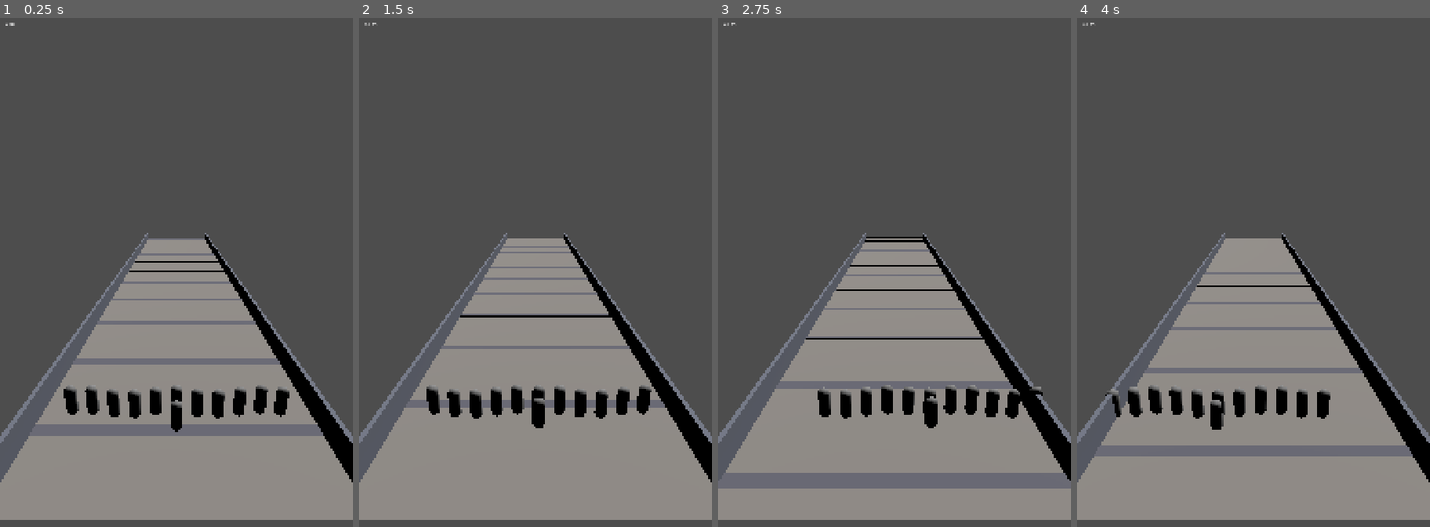
Above: before the commit, frames 1-4 (left to right).
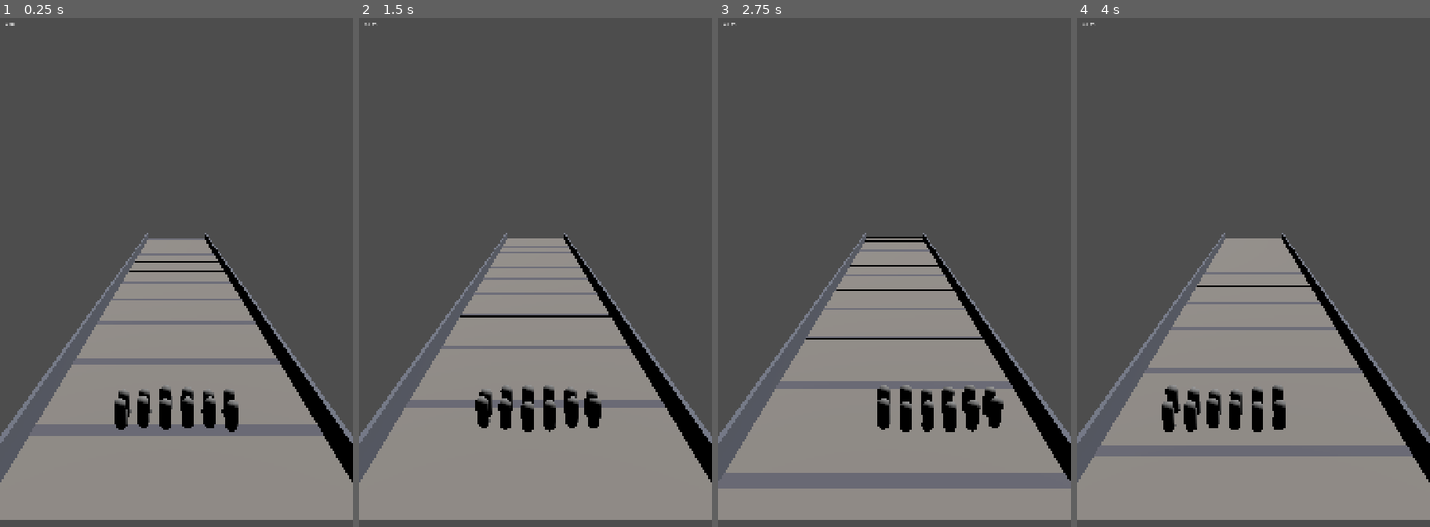
Above: after the commit, the same moments.

Repository: aslamfq/Jebon
Game: Godot game, scene res://scenes/game.tscn
Same seed, same stepped clock (60 frames per second), same inputs: the game is played once before the commit and once after it.
Inputs (mouse positions are in pixels of both pictures, inside the frame that each line leads up to):
- Up to frame 1 (0.25 s): no input
- Up to frame 2 (1.5 s): tap Enter at 0.5 s; move the mouse to (613, 297) at 0.52 s; hold Shift 0.53-1.25 s; click (613, 297) at 0.67 s; drag from (464, 359) to (517, 455) at 1.27 s
- Up to frame 3 (2.75 s): move the mouse to (929, 191) at 2.02 s; tap Ctrl at 2.1 s; click (929, 191) at 2.17 s
- Up to frame 4 (4 s): drag from (1235, 455) to (1147, 236) at 2.77 s; move the mouse to (1359, 425) at 3.52 s; tap Alt at 3.6 s; click (1359, 425) at 3.67 s

The runs differ from the first frame. In frame 1, 3.1% of the frame differs, in the area x 18-82%, y 72-82%; in frame 2, 3.0%; in frame 3, 2.1%; in frame 4, 2.3%.

Commit message:
feat: cap WIDE at 6 columns, generalise centre-outward fill to even counts
Aslam played the corrected build and found the steering range (+-1.5, a
deliberate cap to stop WIDE stacking on the walls) too small. Rather than
widen the corridor -- which would require redoing the camera derivation
-- narrows WIDE_COLUMNS from 11 to 6 per Aslam's direction: a squad
wider than that should come from a unit upgrade, not more spread. This
nearly triples steering room (MAX_CENTRE 1.5 -> 3.75) with no change to
the corridor or camera.

6 is even, and Formation._centered_offset (then _centered_column) had
only ever been exercised with odd column counts (3 and 11), where an
integer centre column exists to start filling from. Generalised it to
handle both parities: an even count has no integer centre, so the two
most-central columns sit at +-0.5 instead of 0, with the same
centre-outward fill order either side. This also closes a Minor flagged
during Task 4's review (the odd-count assumption was documented but
never enforced or actually generalised).

Updated test_wedge_is_between_the_other_two to check at a small
early-game count instead of 33 units: WIDE no longer scales with count
at all, while WEDGE's width grows without bound, so at high counts WEDGE
now legitimately exceeds WIDE -- an intended consequence of this change,
not a regression. Added a test proving that ordering explicitly, and a
test proving a full WIDE row is symmetric about centre (the property the
even-column generalisation exists for).

Co-Authored-By: Claude Opus 5 <noreply@anthropic.com>

Diff:
--- a/scripts/formation.gd
+++ b/scripts/formation.gd
@@ -3,7 +3,7 @@
 enum Kind { WIDE = 0, COLUMN = 1, WEDGE = 2 }
 
 const SPACING := 0.9
-const WIDE_COLUMNS := 11
+const WIDE_COLUMNS := 6
 const COLUMN_COLUMNS := 3
 
 # Half the width WIDE's outermost column sits from centre_x. WIDE is the
@@ -26,21 +26,40 @@
 	var x: float = clamp(centre_x + offset.x, -Corridor.HALF_WIDTH, Corridor.HALF_WIDTH)
 	return Vector2(x, offset.y)
 
-# Fills each row from its centre outward (0, +1, -1, +2, -2, ...) rather than
-# raster left-to-right, so the first unit in any row lands on x=0 instead of
-# the row's left edge. columns is assumed odd (both callers pass 3 and 11),
-# which is what makes a true centre column exist to start from.
+# Fills each row from its centre outward rather than raster left-to-right,
+# so the first unit in any row lands at the centre instead of the row's left
+# edge -- important for a growing squad, since it means a half-full row
+# still looks centred rather than jammed against one side.
 static func _grid_offset(index: int, columns: int) -> Vector2:
 	var row := index / columns
 	var col := index % columns
-	var x := float(_centered_column(col)) * SPACING
+	var x := _centered_offset(col, columns) * SPACING
 	return Vector2(x, -float(row) * SPACING)
 
-static func _centered_column(col: int) -> int:
-	if col == 0:
-		return 0
-	var magnitude := (col + 1) / 2
-	return magnitude if col % 2 == 1 else -magnitude
+# Maps a raster column (0..columns-1) to its signed offset in units of
+# SPACING from the row's centre, in centre-outward fill order.
+#
+# Originally this only handled an odd `columns`, where an integer centre
+# column exists (offset 0) to start from: 0, +1, -1, +2, -2, ... An even
+# `columns` has no integer centre -- the two most-central columns sit at
+# +0.5 and -0.5 either side of it -- and was never actually exercised until
+# WIDE_COLUMNS became 6, so the gap went unnoticed. Generalised here to
+# cover both parities, which also closes a previously-deferred concern
+# (formation.gd used to assume odd counts silently).
+#
+# Either way the FULLY FILLED row ends up symmetric and evenly spaced --
+# {-2,-1,0,1,2} for 5 columns, {-2.5,-1.5,-0.5,0.5,1.5,2.5} for 6 -- only the
+# fill ORDER differs between parities.
+static func _centered_offset(col: int, columns: int) -> float:
+	if columns % 2 == 1:
+		if col == 0:
+			return 0.0
+		var magnitude := (col + 1) / 2
+		return float(magnitude if col % 2 == 1 else -magnitude)
+	else:
+		var pair := col / 2
+		var half := 0.5 + float(pair)
+		return half if col % 2 == 0 else -half
 
 # Row r holds r+1 units, so the crowd forms a triangle with its point forward.
 static func _wedge_offset(index: int) -> Vector2:
--- a/test/test_formation.gd
+++ b/test/test_formation.gd
@@ -16,10 +16,33 @@
     assert_gt(wide_span, column_span,
         "if these matched, the formation gate would be cosmetic")
 
-func test_wedge_is_between_the_other_two():
-    var wedge := _span(Formation.Kind.WEDGE, 33)
-    assert_gt(wedge, _span(Formation.Kind.COLUMN, 33))
-    assert_lt(wedge, _span(Formation.Kind.WIDE, 33) + 0.001)
+func test_wedge_is_between_the_other_two_at_a_small_early_game_count():
+    # CORRECTED after WIDE_COLUMNS was deliberately capped at 6 (Aslam:
+    # growing the squad past a small width should push players toward a
+    # unit upgrade rather than an ever-wider blob). WIDE no longer scales
+    # with count at all, while WEDGE's width grows without bound as rows
+    # accumulate -- so at 33 units WEDGE (5.85) is now WIDER than the
+    # capped WIDE (4.5), which used to be a real bug (see
+    # test_wedge_exceeds_wide_at_high_counts_by_design below) and would be
+    # one again here if this test still used a large n. The ordering this
+    # test actually cares about -- WEDGE sits visually between a tight
+    # column and a full-width spread -- only holds at a small count, so
+    # check it there instead of at an arbitrary large one.
+    var n := 12
+    var wedge := _span(Formation.Kind.WEDGE, n)
+    assert_gt(wedge, _span(Formation.Kind.COLUMN, n))
+    assert_lt(wedge, _span(Formation.Kind.WIDE, n) + 0.001)
+
+func test_wedge_exceeds_wide_at_high_counts_by_design():
+    # Documents the intended consequence of capping WIDE_COLUMNS rather than
+    # leaving it as an unstated side effect: WIDE's span never grows past
+    # WIDE_HALF_SPAN*2 regardless of squad size, so a WEDGE deep enough will
+    # always eventually exceed it. This is the reason WEDGE's own overflow
+    # against the corridor (a separately tracked, deferred issue) must be
+    # fixed before any gate can offer WEDGE at high counts -- not a defect
+    # in this test or in WIDE.
+    var n := 60
+    assert_gt(_span(Formation.Kind.WEDGE, n), _span(Formation.Kind.WIDE, n))
 
 func test_ranks_extend_backwards_not_forwards():
     for kind in [Formation.Kind.WIDE, Formation.Kind.COLUMN, Formation.Kind.WEDGE]:
@@ -73,6 +96,24 @@
     assert_almost_eq(p.x, 0.0, 0.001)
     assert_almost_eq(p.y, 0.0, 0.001)
 
+func test_a_full_row_is_symmetric_for_an_even_column_count():
+    # WIDE_COLUMNS=6 is even, which was never actually exercised before it
+    # became WIDE's value -- both prior callers (WIDE at 11, COLUMN at 3)
+    # were odd. An earlier version of _centered_offset only handled odd
+    # counts correctly: for an even count it put col 0 at logical offset 0,
+    # which has no corresponding column on a row with no true centre, and
+    # produced a full row spanning -2..+3 instead of a symmetric -2.5..+2.5.
+    # This proves the fix: a fully filled 6-column row must be centred on
+    # zero, not shifted toward one side.
+    var lo := 1000.0
+    var hi := -1000.0
+    for i in Formation.WIDE_COLUMNS:
+        var x: float = Formation.slot(i, Formation.Kind.WIDE, 0.0).x
+        lo = min(lo, x)
+        hi = max(hi, x)
+    assert_almost_eq(lo, -hi, 0.001,
+        "a full row must be symmetric about centre_x, not lopsided")
+
 func test_wedge_row_r_holds_r_plus_1_units():
     var counts := {}
     for i in 45:
--- a/test/test_steer_input.gd
+++ b/test/test_steer_input.gd
@@ -114,14 +114,16 @@
 # wall value AND the identical row -- several distinct starting units
 # collapse onto one exact point, which is exactly what the human playtester
 # saw first. (Checking x alone is not the right property: unit 0, column 0
-# row 0, and unit 11, column 0 row 1, legitimately share an x because they
-# are stacked in the same column -- that is ordinary grid layout, not the
-# bug. The bug is two units sharing a full position.) Drives the real
-# Squad/SteerInput pair the way game.gd does (steer.tick then squad.tick
-# each frame) to full deflection in both directions, lets slot-lerp settle,
-# and asserts no two live units occupy the same point. A reverted fix
-# (clamping centre_x to the bare Corridor.HALF_WIDTH) fails this: five
-# row-0 columns per side land on the identical clamped point.
+# row 0, and unit 6, column 0 row 1 (WIDE_COLUMNS is 6), legitimately share
+# an x because they are stacked in the same column -- that is ordinary grid
+# layout, not the bug. The bug is two units sharing a full position.) Drives
+# the real Squad/SteerInput pair the way game.gd does (steer.tick then
+# squad.tick each frame) to full deflection in both directions, lets
+# slot-lerp settle, and asserts no two live units occupy the same point. A
+# reverted fix (clamping centre_x to the bare Corridor.HALF_WIDTH) fails
+# this: three of WIDE's six row-0 columns have a positive offset (see
+# Formation.WIDE_HALF_SPAN), so three per side land on the identical
+# clamped point.
 func test_full_deflection_never_stacks_two_wide_units_on_the_same_point():
     for drag_pixels in [100000.0, -100000.0]:
         var squad := Squad.new()
